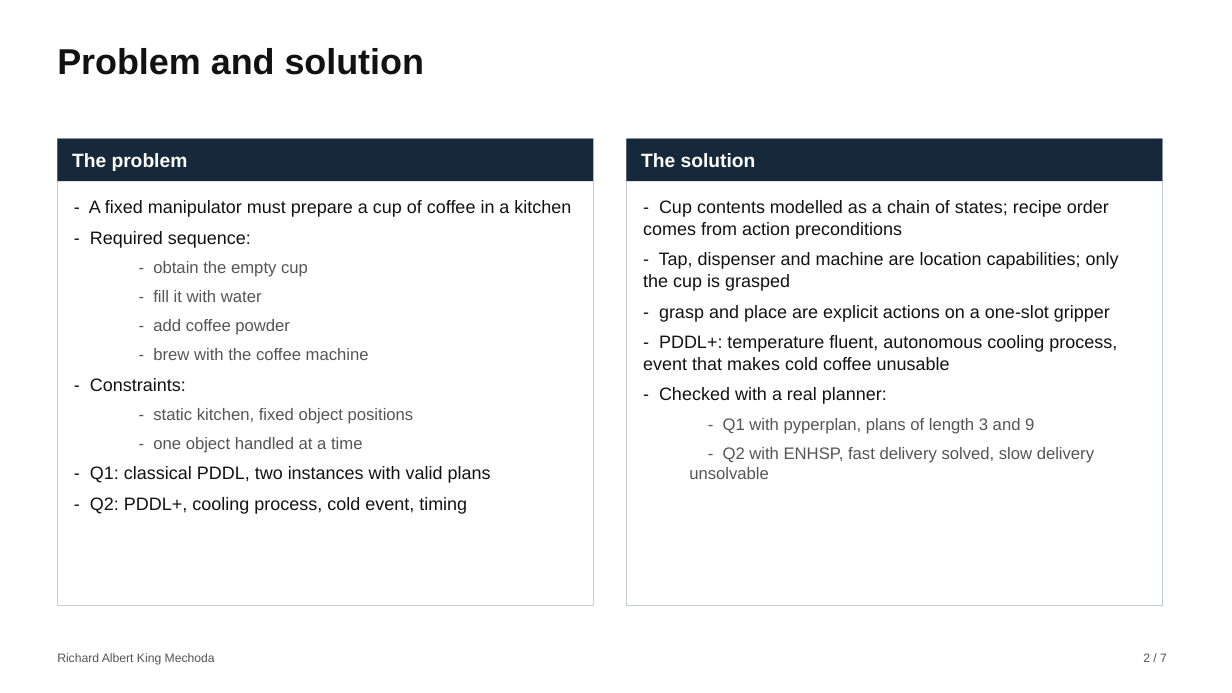
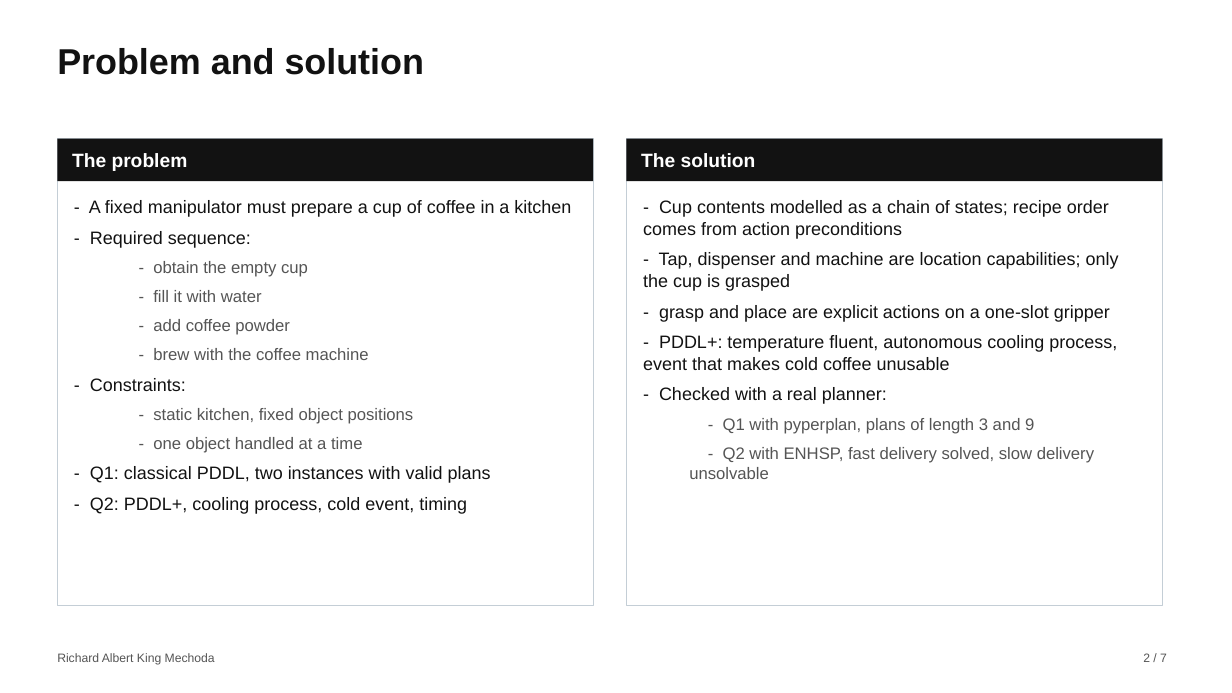
Before and after one commit to albertrichard080/D2-V1-Domestic-Service-Robot-Basic-Coffee-Preparation, a slide deck: slide 2 of slide/D2-V1_presentation.pptx. Drawn at 1232x693 pixels with LibreOffice and Linux fonts; fonts in the diff are those of the drawing; background and template pictures are left out. Boxes give left, top, right and bottom in pixels: in the first picture for what was removed or moved away, otherwise in the second. Text is boxed around its words. In the diff, an @@ line names an element or a change of style, - is before the commit and + after.

Commit message:
update slides

```diff
--- a/slide/D2-V1_presentation.pptx
+++ b/slide/D2-V1_presentation.pptx
@@ rectangle "The problem" at (57,139,593,181): fill #16293A to #121212 @@
@@ rectangle "The solution" at (627,139,1163,181): fill #16293A to #121212 @@
```
Also in this commit, not shown: 1 other slide changed, 1 other file.
